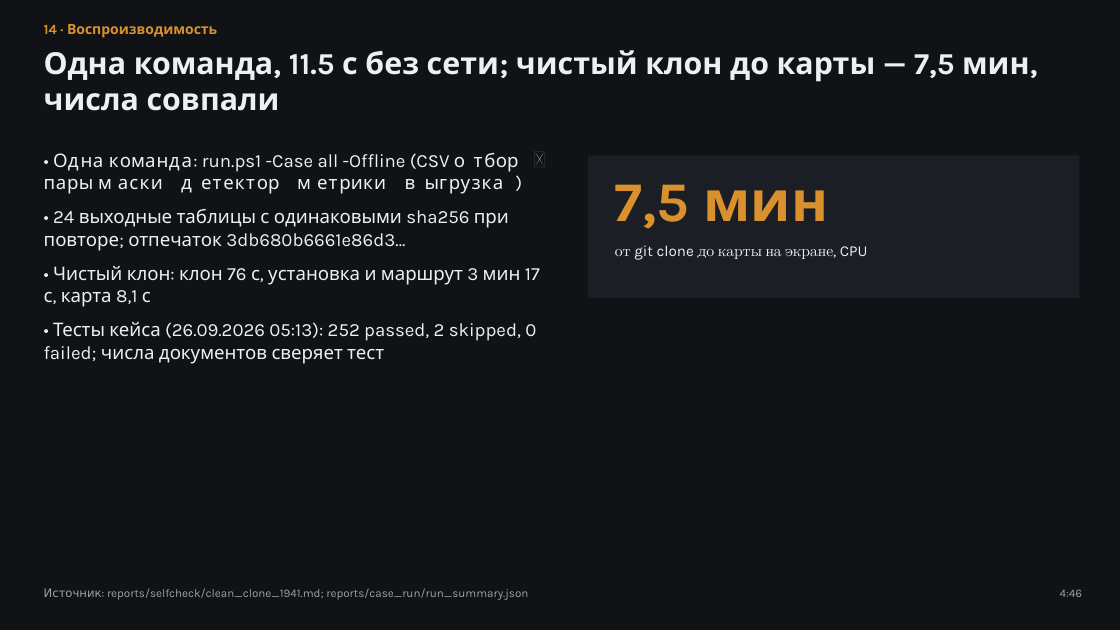
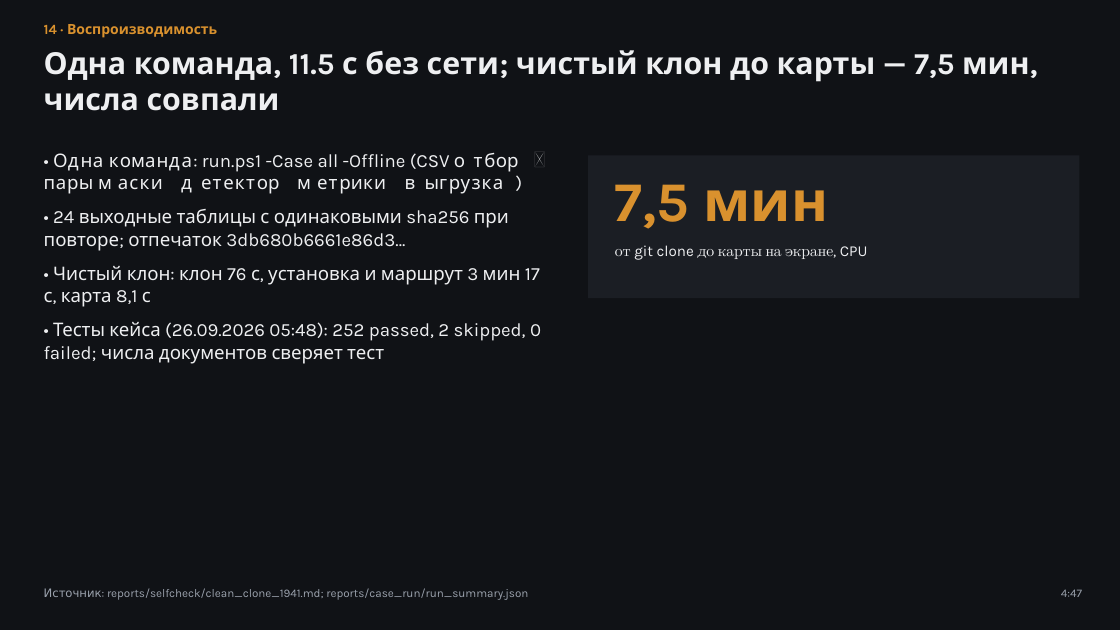
Before and after one commit to azama2t/final-cosmohack, a slide deck: slide 14 of reports/case_deck.pptx. Drawn at 1120x630 pixels with LibreOffice and Linux fonts; fonts in the diff are those of the drawing. Boxes give left, top, right and bottom in pixels: in the first picture for what was removed or moved away, otherwise in the second. Text is boxed around its words. In the diff, an @@ line names an element or a change of style, - is before the commit and + after.

```diff
--- a/reports/case_deck.pptx
+++ b/reports/case_deck.pptx
@@ text at (x1=44, y1=322, x2=541, y2=364): text changed @@
-• Тесты кейса (26.09.2026 05:13): 252 passed, 2 skipped, 0 failed; числа документов сверяет тест
+• Тесты кейса (26.09.2026 05:48): 252 passed, 2 skipped, 0 failed; числа документов сверяет тест
@@ text at (x1=1061, y1=589, x2=1082, y2=597): text changed @@
-4:46
+4:47
```
Also in this commit, not shown: 5 other slides changed, 39 other files.
